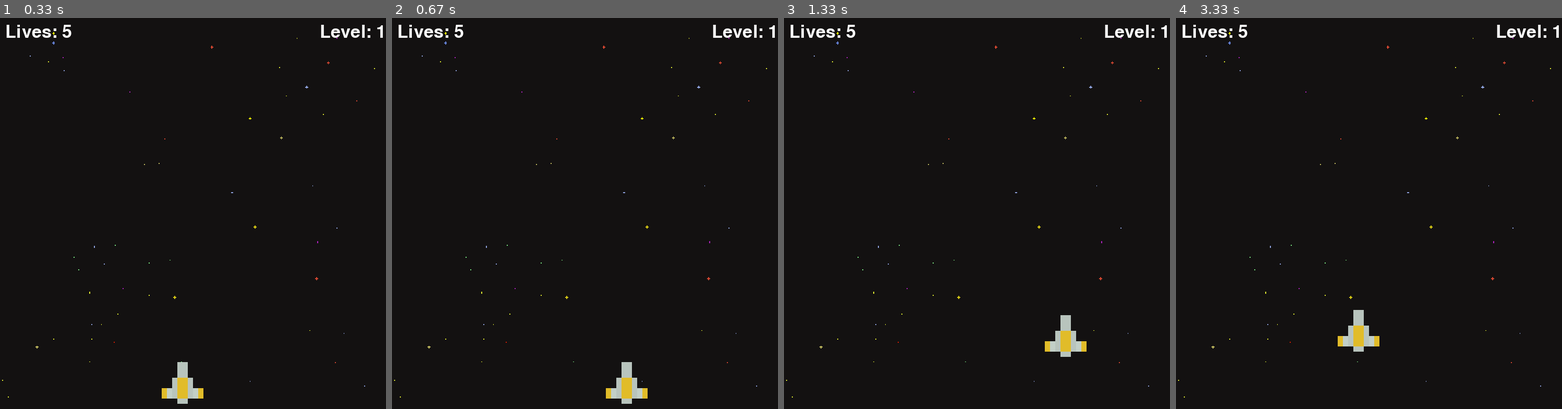
Above: before the commit, frames 1-4 (left to right).
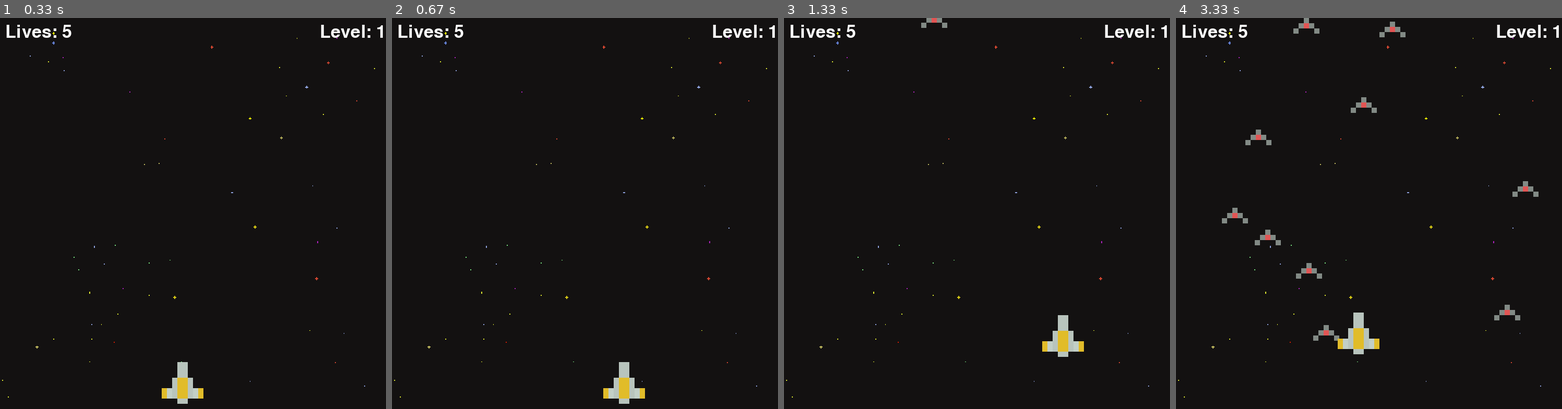
Above: after the commit, the same moments.

Repository: Creepercommand/pygame
Game: pygame game, started from space02.py
Two runs of this game, one before a commit and one after it. Both use one fixed random seed, a clock stepped at 60 frames per second and the inputs below.
Inputs:
- Up to frame 1 (0.33 s): no input
- Up to frame 2 (0.67 s): hold D from 0.33 s (still down)
- Up to frame 3 (1.33 s): release D at 0.8 s; hold W 0.83-1.13 s; hold D from 1.17 s (still down)
- Up to frame 4 (3.33 s): release D at 1.63 s; hold A 1.67-2.2 s; hold S 2.23-2.53 s; hold A 2.57-2.97 s; hold W from 3 s (still down)

Frame 1 is identical in both runs. In frame 2, 0.3% of the frame differs, in the area x 54-67%, y 88-99%; in frame 3, 0.3%; in frame 4, 1.3%, in the area x 11-94%, y 0-86%.

Commit message:
스페이스 적 움직이기 주인공 움직이기

Diff:
--- a/space02.py
+++ b/space02.py
@@ -1,11 +1,12 @@
 # 스페이스 인베이더 -02
 import pygame
 import os
+import  random
 
 WHITE = (255, 255, 255)
 SCREEN_WIDTH = SCREEN_HEIGHT = 750
 SCREEN_SIZE = (SCREEN_WIDTH, SCREEN_HEIGHT)
-
+clock = pygame.time.Clock()
 pygame.display.set_caption("SPACE INVADER")
 
 pygame.init()
@@ -16,6 +17,11 @@
 bg_image = pygame.transform.scale(bg_image, SCREEN_SIZE)
 
 YELLOW_SPACE_SHIP = pygame.image.load(os.path.join("assets", "pixel_ship_yellow.png"))
+
+RED_SPACE_SHIP = pygame.image.load(os.path.join("assets", "pixel_ship_red_small.png"))
+GREEN_SPACE_SHIP = pygame.image.load(os.path.join("assets", "pixel_ship_green_small.png"))
+BLUE_SPACE_SHIP = pygame.image.load(os.path.join("assets", "pixel_ship_blue_small.png"))
+
 
 
 # 우주선 클래스 생성
@@ -29,7 +35,7 @@
         self.lazers = []
 
     def draw(self, window):
-        #pygame.draw.rect(window, (225, 0, 0), (self.x, self.y, 50, 50))
+        # pygame.draw.rect(window, (225, 0, 0), (self.x, self.y, 50, 50))
         window.blit(self.ship_img, (self.x, self.y))
 
     def get_width(self):
@@ -38,18 +44,34 @@
     def get_height(self):
         return self.ship_img.get_height()
 
+
 class Player(Ship):
-    def __init__(self, x, y, health = 100):
-        super().__init__(x,y,health)
+    def __init__(self, x, y, health=100):
+        super().__init__(x, y, health)
         self.ship_img = YELLOW_SPACE_SHIP
         self.max_health = health
 
+class Enemy(Ship):
+    def __init__(self,x,y,health =100):
+        super().__init__(x,y,health)
+        self.ship_img = RED_SPACE_SHIP
+        self.health = health
+
+    def move(self, vel):
+        self.y += vel
+
+
 def main():
     run = True
+    FPS = 60
     level = 1
     lives = 5
     main_font = pygame.font.SysFont("comicsans", 50)
 
+    #적군생성
+    enemies = []
+    wave_length = 5
+    enemy_vel = 5
     # 우주선
     player_vel = 5
     player = Player(300, 650)
@@ -62,12 +84,23 @@
         WIN.blit(lives_label, (10, 10))
         WIN.blit(level_label, (SCREEN_WIDTH - level_label.get_width() - 10, 10))
 
+        for enemy in enemies:
+            enemy.draw(WIN)
+
         player.draw(WIN)
-        #WIN.blit(player.ship_img, (player.x, player.y))
+        # WIN.blit(player.ship_img, (player.x, player.y))
         pygame.display.update()
 
     while run:
+        clock.tick(FPS)
+
         redraw_window()
+
+        if len(enemies) == 0:
+            wave_length += 5
+            for i in range(wave_length):
+                enemy = Enemy(random.randint(50,700),random.randint(-1000, -100))
+                enemies.append(enemy)
 
         for event in pygame.event.get():
             if event.type == pygame.QUIT:
@@ -82,5 +115,8 @@
         if keys[pygame.K_s] and player.y + player_vel < SCREEN_HEIGHT - player.get_height():
             player.y += 5
 
-
+        for enemy in enemies:
+            enemy.move(enemy_vel)
+            if enemy.y > SCREEN_HEIGHT:
+                enemies.remove(enemy)
 main()
